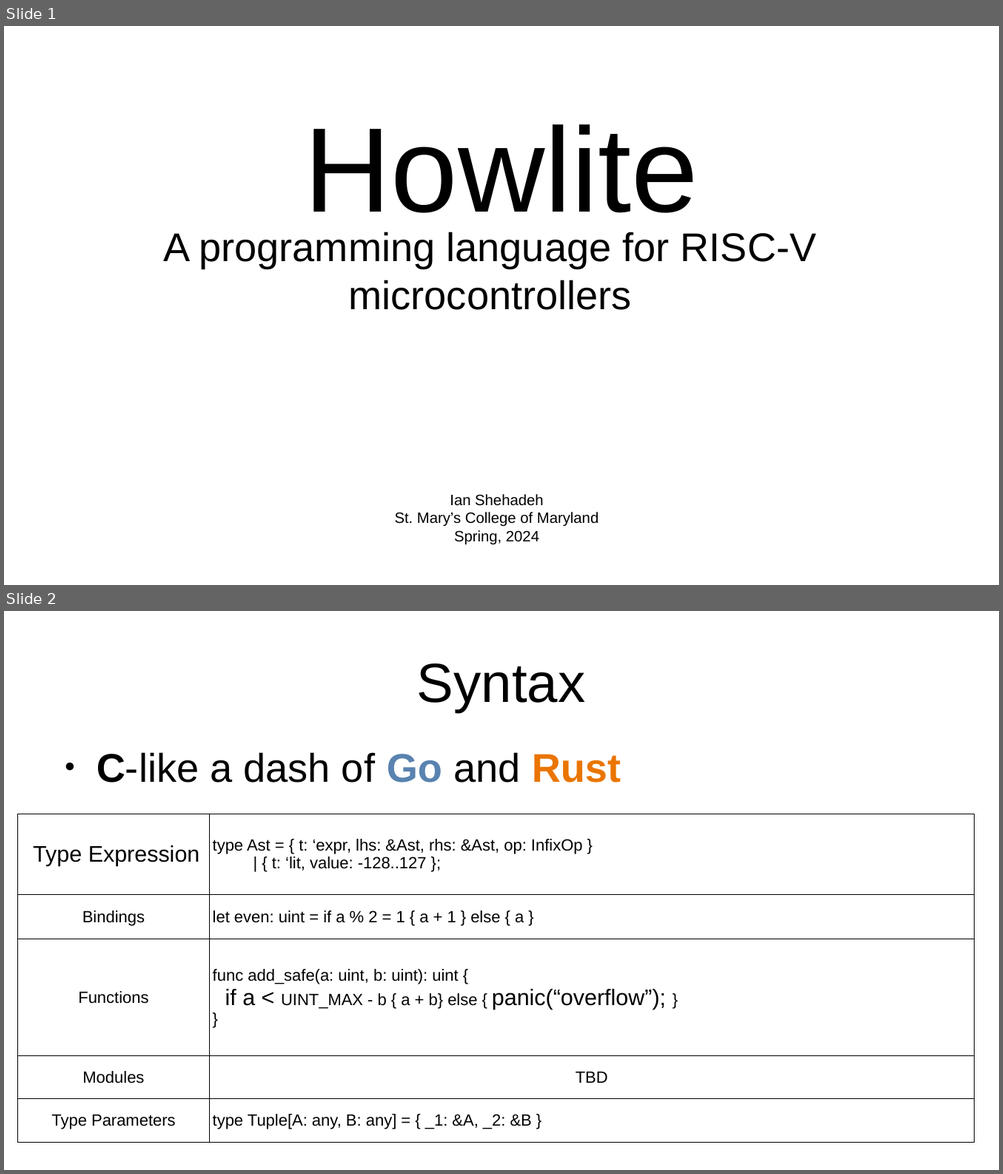
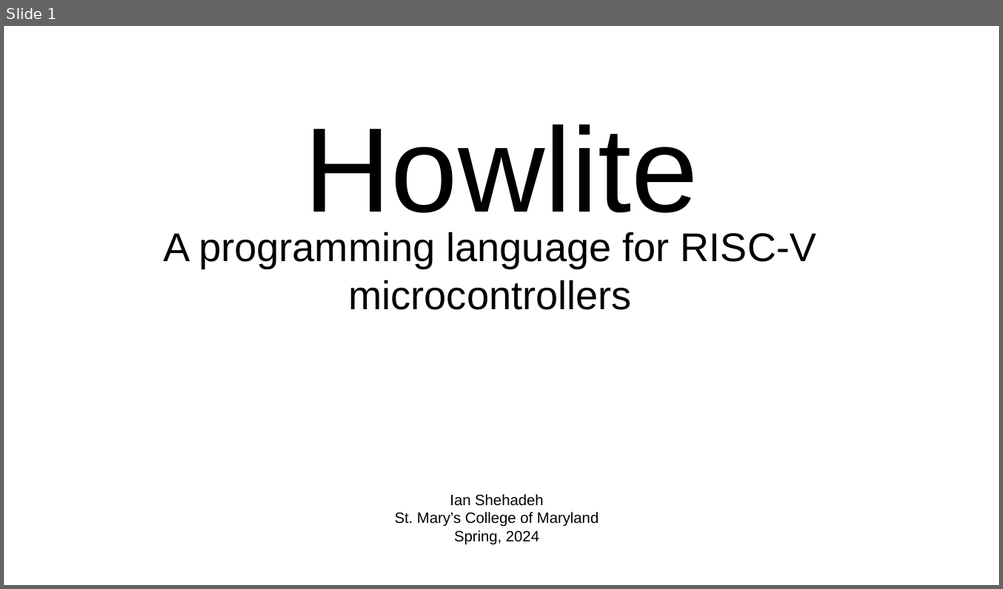
Before and after one commit to ishehadeh/smp, a slide deck: report/Slides.odp. Shown one above the other, each under a label of ours: slides 1 and 2 before the commit, slide 1 after it. The pictures are 1003x1174 and 1003x589 pixels, drawn with LibreOffice and Linux fonts; fonts in the diff are those of the drawing. Boxes give left, top, right and bottom in pixels: in the first picture for what was removed or moved away, otherwise in the second. Text is boxed around its words. In the diff, an @@ line names an element or a change of style, - is before the commit and + after.

```diff
--- a/report/Slides.odp
+++ b/report/Slides.odp
@@ slide 2 removed at [4, 611, 999, 1170], background #FFFFFF @@
@@ title removed at [417, 664, 586, 712] @@
-Syntax
@@ text removed at [96, 752, 620, 783] @@
-● C-like a dash of Go and Rust
@@ table removed at [19, 814, 975, 1142], 5 rows, 2 columns @@
-Type Expression | type Ast = { t: ‘expr, lhs: &Ast, rhs: &Ast, op: InfixOp } / | { t: ‘lit, value: -128..127 };
-Bindings | let even: uint = if a % 2 = 1 { a + 1 } else { a }
-Functions | func add_safe(a: uint, b: uint): uint { / if a < UINT_MAX - b { a + b} else { panic(“overflow”); } / }
-Modules | TBD
-Type Parameters | type Tuple[A: any, B: any] = { _1: &A, _2: &B }
```
Also in this commit, not shown: 1 slide changed, 3 slides added.
